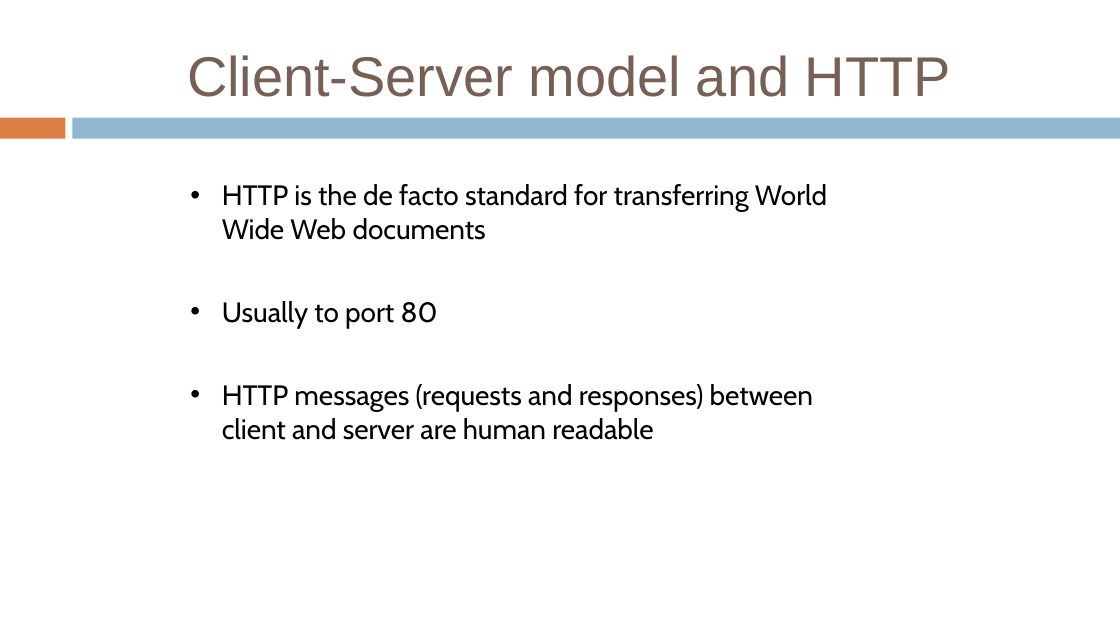
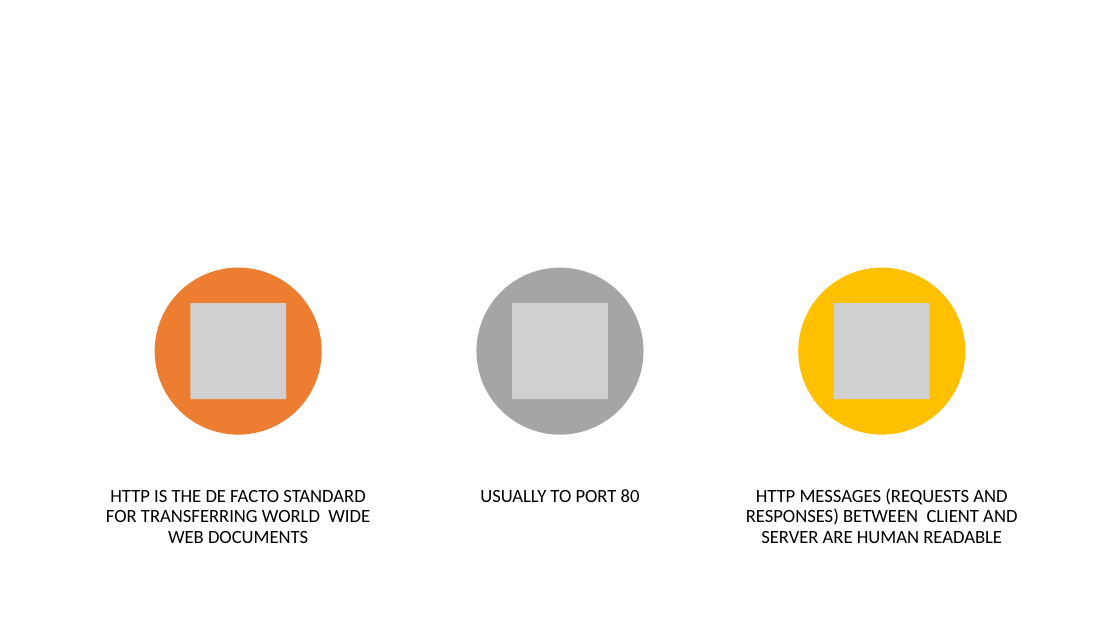
Before and after one commit to sudharsan2000/probot2020, a slide deck: slide 7 of Session PPTs/Seesion2 Node.pptx (slide 13 before the commit). Drawn at 1120x630 pixels with LibreOffice and Linux fonts; fonts in the diff are those of the drawing; grey boxes stand for pictures. Boxes give left, top, right and bottom in pixels: in the first picture for what was removed or moved away, otherwise in the second. Text is boxed around its words. In the diff, an @@ line names an element or a change of style, - is before the commit and + after.

```diff
--- a/Session PPTs/Seesion2 Node.pptx
+++ b/Session PPTs/Seesion2 Node.pptx
@@ title removed at (x1=187, y1=55, x2=951, y2=97) @@
-Client-Server model and HTTP
@@ freeform shape removed at (x1=0, y1=118, x2=66, y2=139) @@
@@ freeform shape removed at (x1=72, y1=118, x2=1120, y2=139) @@
@@ text at (x1=106, y1=490, x2=370, y2=543): text changed; size 24 to 16 pt; font Cabin to Calibri @@
-• HTTP is the de facto standard for transferring World Wide Web documents
-• Usually to port 80
-• HTTP messages (requests and responses) between client and server are human readable
+HTTP IS THE DE FACTO STANDARD FOR TRANSFERRING WORLD WIDE WEB DOCUMENTS
@@ group added at (x1=155, y1=268, x2=1017, y2=543): 3 ellipses, 3 pictures, 2 texts @@
+USUALLY TO PORT 80
+HTTP MESSAGES (REQUESTS AND RESPONSES) BETWEEN CLIENT AND SERVER ARE HUMAN READABLE
```
Also in this commit, not shown: 10 other slides changed, 13 slides added, 7 slides removed, 1 other file.
